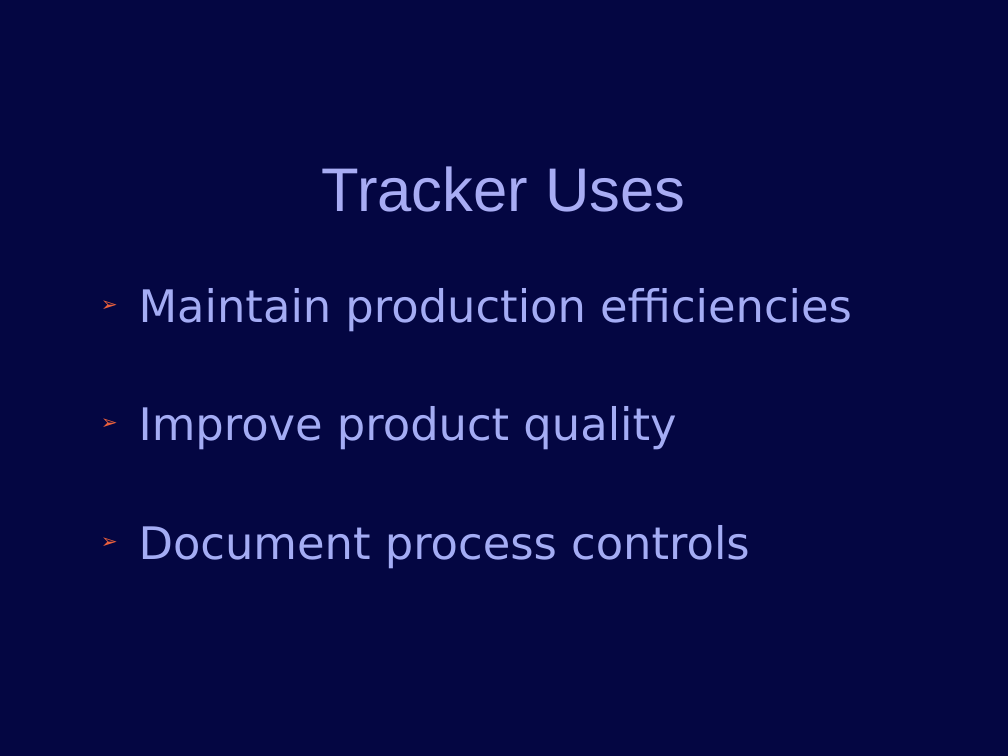
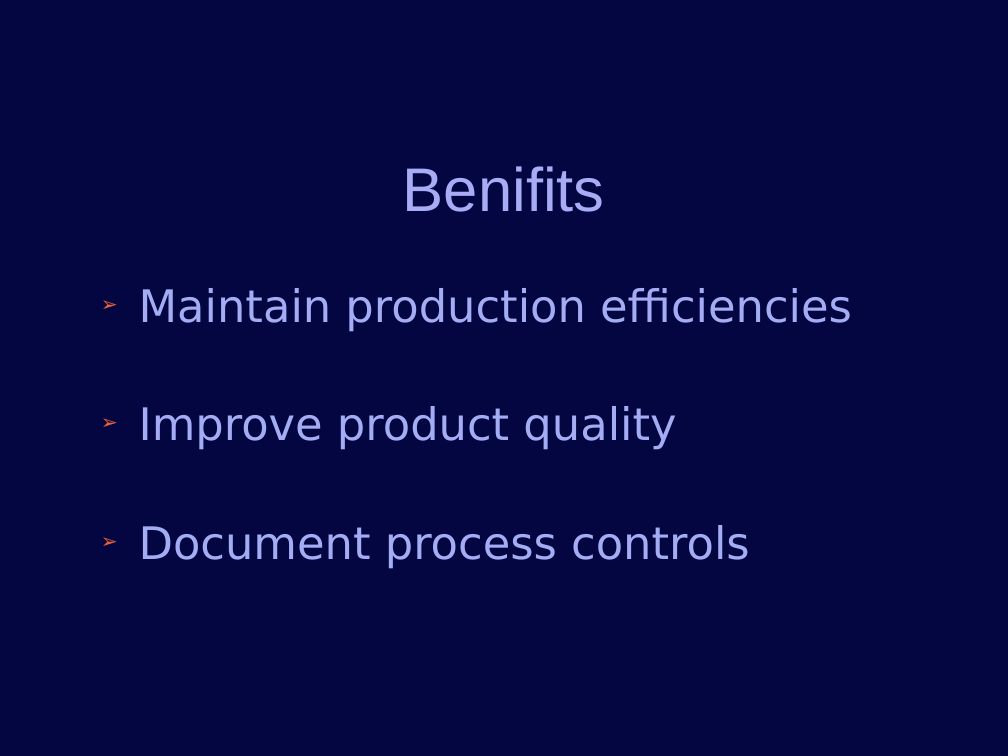
Before and after one commit to jconlon/Tracker, a slide deck: slide 6 of tracker/trunk/com.verticon.tracker.documentation/src/Tracker Introduction.odp (slide 4 before the commit). Drawn at 1008x756 pixels with LibreOffice and Linux fonts; fonts in the diff are those of the drawing; background and template pictures are left out. Boxes give left, top, right and bottom in pixels: in the first picture for what was removed or moved away, otherwise in the second. Text is boxed around its words. In the diff, an @@ line names an element or a change of style, - is before the commit and + after.

```diff
--- a/tracker/trunk/com.verticon.tracker.documentation/src/Tracker Introduction.odp
+++ b/tracker/trunk/com.verticon.tracker.documentation/src/Tracker Introduction.odp
@@ title at (403, 166, 605, 212): text changed @@
-Tracker Uses
+Benifits
```
Also in this commit, not shown: 5 other slides changed, 5 slides added, 2 slides removed.
